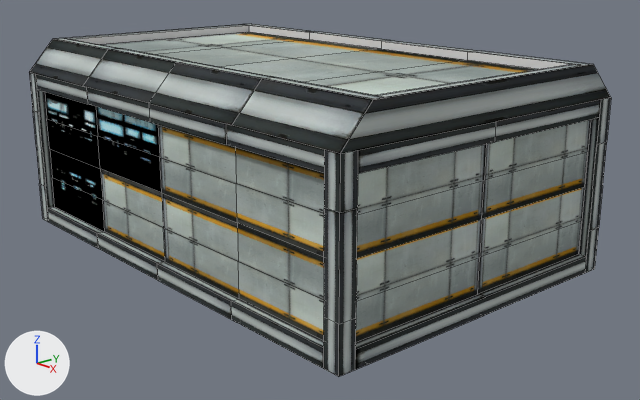
Before and after pictures for a commit that changed the Blender file Solitude/Assets/Blender Imports/ReactorBlock.blend.
Before and after are seen from a 50 mm lens placed at (16.36, -13.44, 7.38), pointed at (0.66, 0.22, 1.21). The lights are fixed; the arrows at lower left show +X, +Y and +Z. Mesh edges are drawn as thin lines.
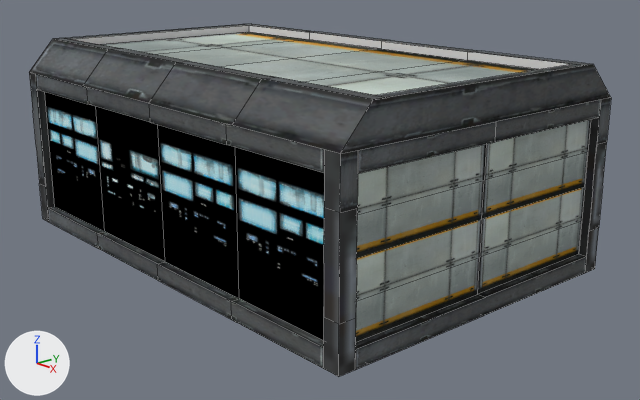
The change in detail:
Picture 'pk02_trim04a_C.png' (img_pk02_trim04a_c_png) is new.
Material 'Trim' (mat_trim) changes its picture from img_pk02_beam01_c_png to img_pk02_trim04a_c_png.
me_cube is used by ob_cube; location (0.0, 0.0, 2.0); scale (6.0, 4.0, 2.0).
me_cube had 353 vertices, 277 faces and spanned x -1.0..1.0, y -1.0..1.0, z -1.0..1.4.
me_cube now has 312 vertices, 249 faces, 1 loose edge and spans x -1.0..1.0, y -1.0..1.0, z -1.0..1.4.
Part 1, on me_cube:
26 vertices are removed from x -0.94..0.93, y -1.0..-0.95, z -0.4..0.8.
23 faces are deleted.
1 loose edge is added.
1 new face joins them, mat_material (white #e7e7e7).
2 new faces join them, mat_trim (picture img_pk02_trim04a_c_png).
3 new faces join them, mat_computer01a (picture img_pk02_computer01a_c_png).
1 new face joins them, mat_computer_1b (picture img_pk02_computer01b_c_png).
me_cube part 2: 85 kept faces spanning x -1.0..1.0, y -1.0..1.0, z -1.0..1.4 get new texture (UV) coordinates.
me_cube no longer uses material mat_computer01c (picture img_pk02_computer01c_c_png).

Pixel boxes (x1, y1, x2, y2) of what changed, in the pictures (640 x 400 px):
'Cube', surface changed, reshaped
    both: (29, 24, 611, 377)
part 1 of me_cube, cut back
    both: (29, 72, 324, 341)
part 2 of me_cube, surface changed
    both: (29, 24, 611, 377)
